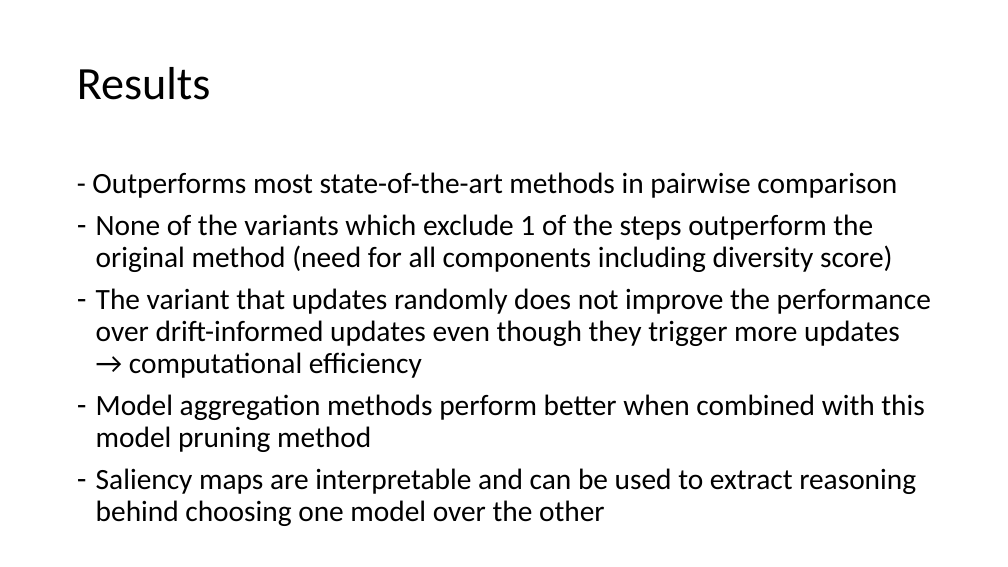
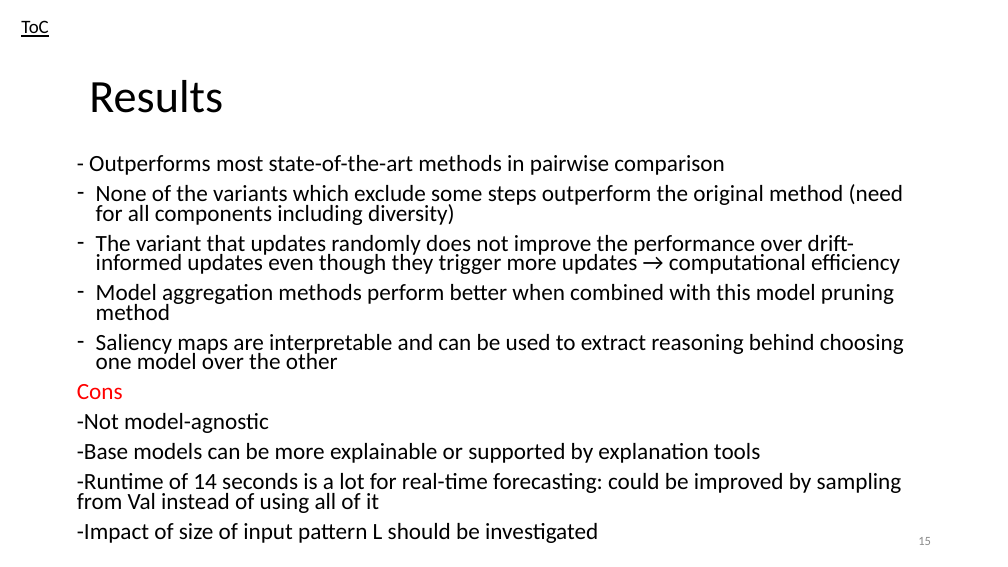
Before and after one commit to GhadiElHasbani/CSC615-MachineLearning, a slide deck: slide 15 of Assignment_2/Question4-presentation.pptx (slide 4 before the commit). Drawn at 1008x567 pixels with LibreOffice and Linux fonts; fonts in the diff are those of the drawing. Boxes give left, top, right and bottom in pixels: in the first picture for what was removed or moved away, otherwise in the second. Text is boxed around its words. In the diff, an @@ line names an element or a change of style, - is before the commit and + after.

```diff
--- a/Assignment_2/Question4-presentation.pptx
+++ b/Assignment_2/Question4-presentation.pptx
@@ text added at (21, 20, 49, 37), 18 pt, text #000000, underline @@
+ToC
@@ text "Results": place and size @@
-text "Results" at (77, 67, 211, 100)
+text "Results" at (89, 80, 223, 113)
@@ text at (89, 155, 904, 369): size 28 to 22.1 pt in "- Outperforms most state-of-the-art methods in pairwise ...", "The variant that updates randomly does not ...", "Model aggregation methods perform better when combined ...", "Saliency maps are interpretable and can be ..."; line spacing 0.9 to 0.7 @@
@@ text at (96, 184, 903, 225): text changed; size 28 to 22.1 pt @@
-– None of the variants which exclude 1 of the steps outperform the original method (need for all components including diversity score)
+– None of the variants which exclude some steps outperform the original method (need for all components including diversity)
@@ text at (77, 384, 902, 543): paragraphs added @@
+Cons
+-Not model-agnostic
+-Base models can be more explainable or supported by explanation tools
+-Runtime of 14 seconds is a lot for real-time forecasting: could be improved by sampling from Val instead of using all of it
+-Impact of size of input pattern L should be investigated
@@ page number added at (918, 537, 931, 545), 12 pt, text #8C8C8C @@
+15
```
Also in this commit, not shown: 3 other slides changed, 16 slides added, 2 slides removed.
